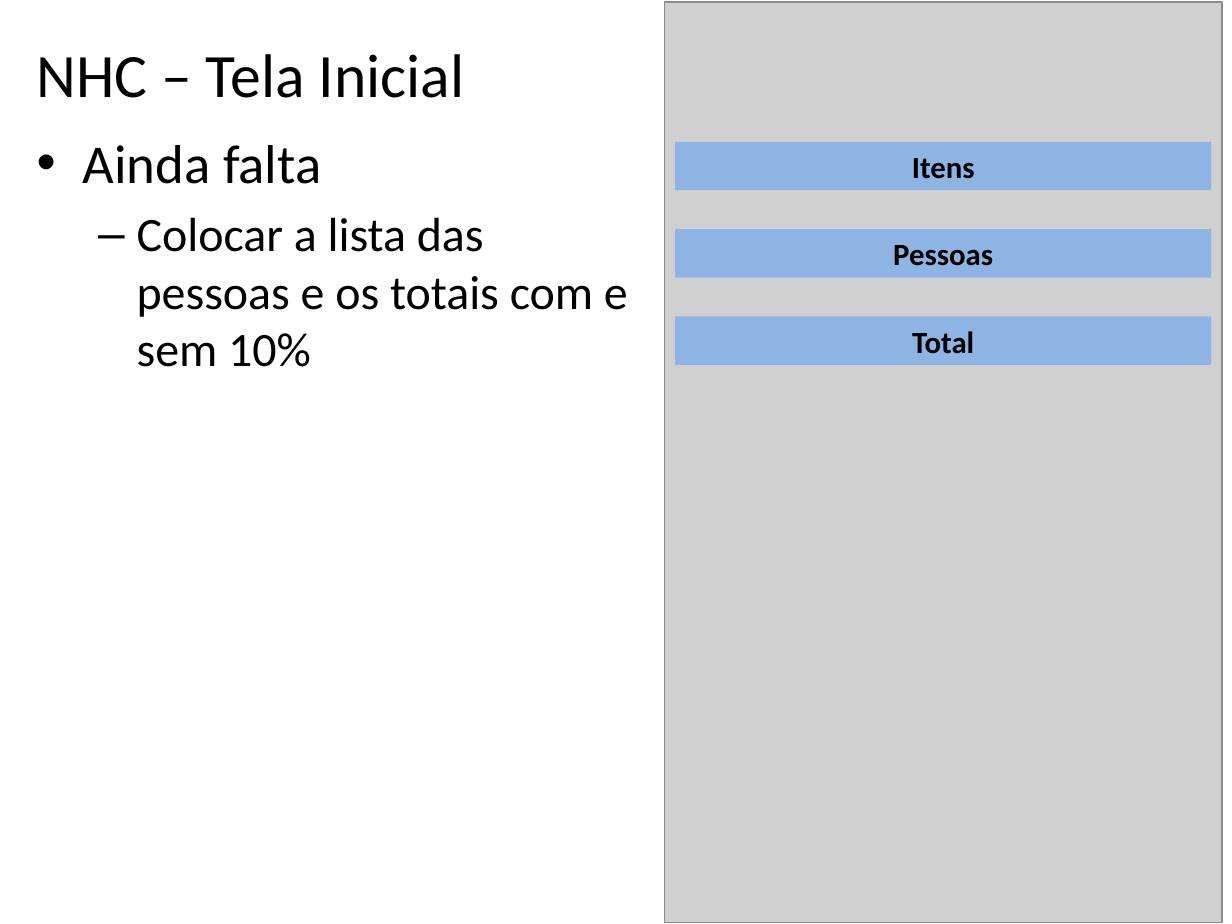
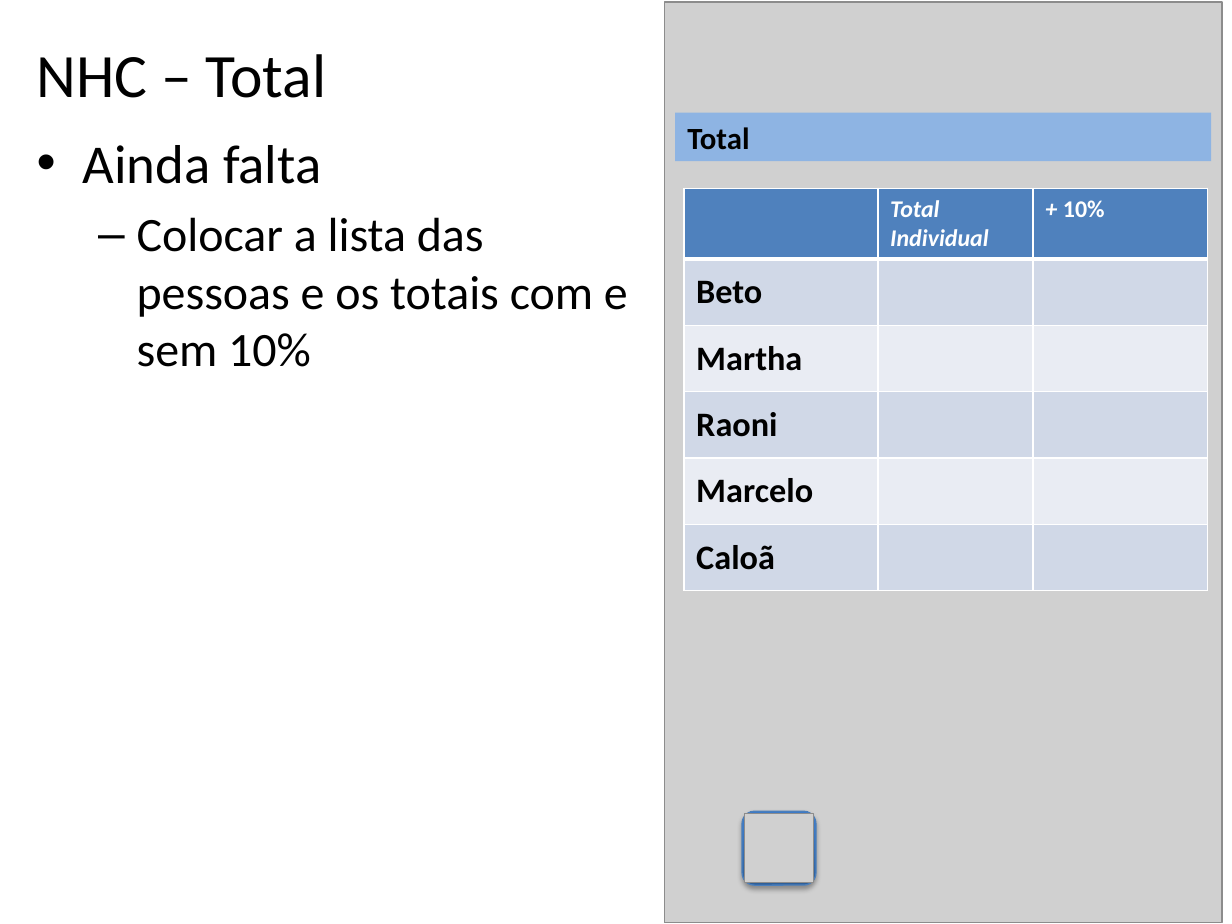
Before and after one commit to betito/proj-beto-rara, a slide deck: slide 5 of ButecoCalc/Calculadora de Buteco - V2.0.pptx. Drawn at 1232x924 pixels with LibreOffice and Linux fonts; fonts in the diff are those of the drawing; grey boxes stand for pictures. Boxes give left, top, right and bottom in pixels: in the first picture for what was removed or moved away, otherwise in the second. Text is boxed around its words. In the diff, an @@ line names an element or a change of style, - is before the commit and + after.

```diff
--- a/ButecoCalc/Calculadora de Buteco - V2.0.pptx
+++ b/ButecoCalc/Calculadora de Buteco - V2.0.pptx
@@ title at <box>37,54,326,98</box>: text changed @@
-NHC – Tela Inicial
+NHC – Total
@@ rectangle "Total": place and size @@
-rectangle "Total" at <box>675,317,1211,365</box>
+rectangle "Total" at <box>675,113,1211,161</box>
@@ rectangle "Total" at <box>675,113,1211,161</box>: alignment centre to left @@
@@ rectangle removed at <box>675,142,1211,190</box> @@
-Itens
@@ table added at <box>684,188,1207,590</box>, 6 rows, 3 columns @@
+ | Total Individual | + 10%
+Beto |  | 
+Martha |  | 
+Raoni |  | 
+Marcelo |  | 
+Caloã |  | 
@@ rectangle removed at <box>675,229,1211,277</box> @@
-Pessoas
@@ rounded rectangle added at <box>742,811,816,885</box>, fill gradient #2F5F99 to #3D7CC7 to #3A7CCB, outline #4B7EBC 0.75 pt @@
@@ picture added at <box>744,813,813,882</box> @@
```
Also in this commit, not shown: 2 other slides changed.
